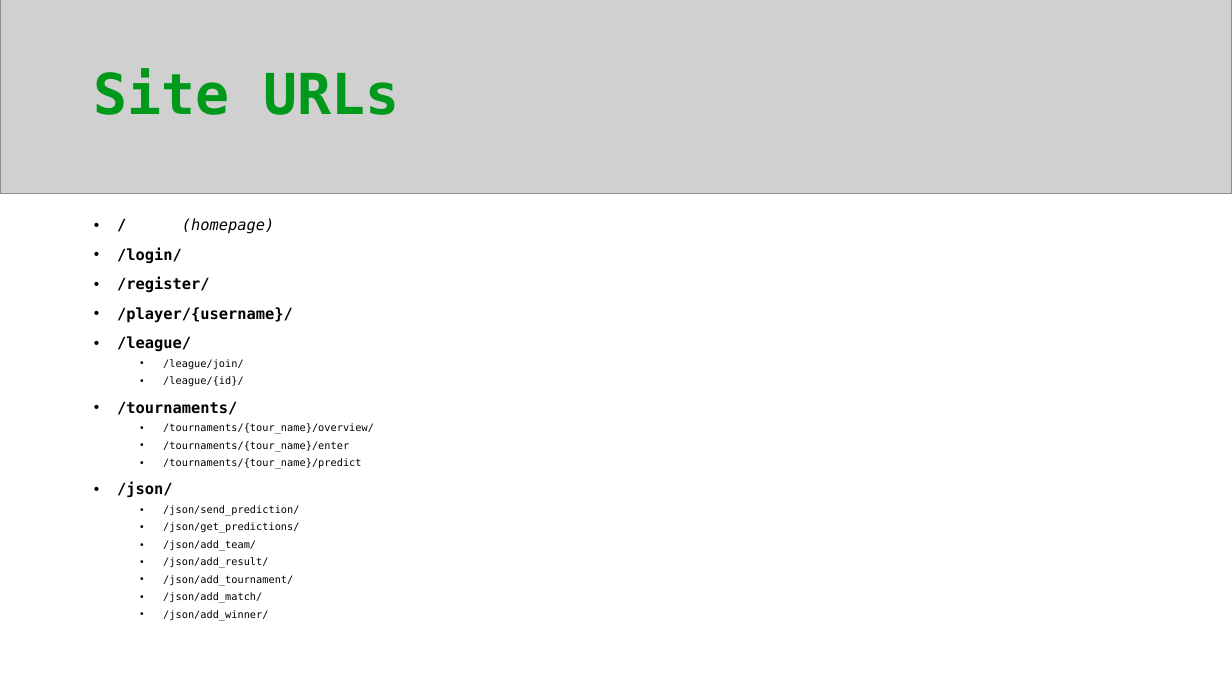
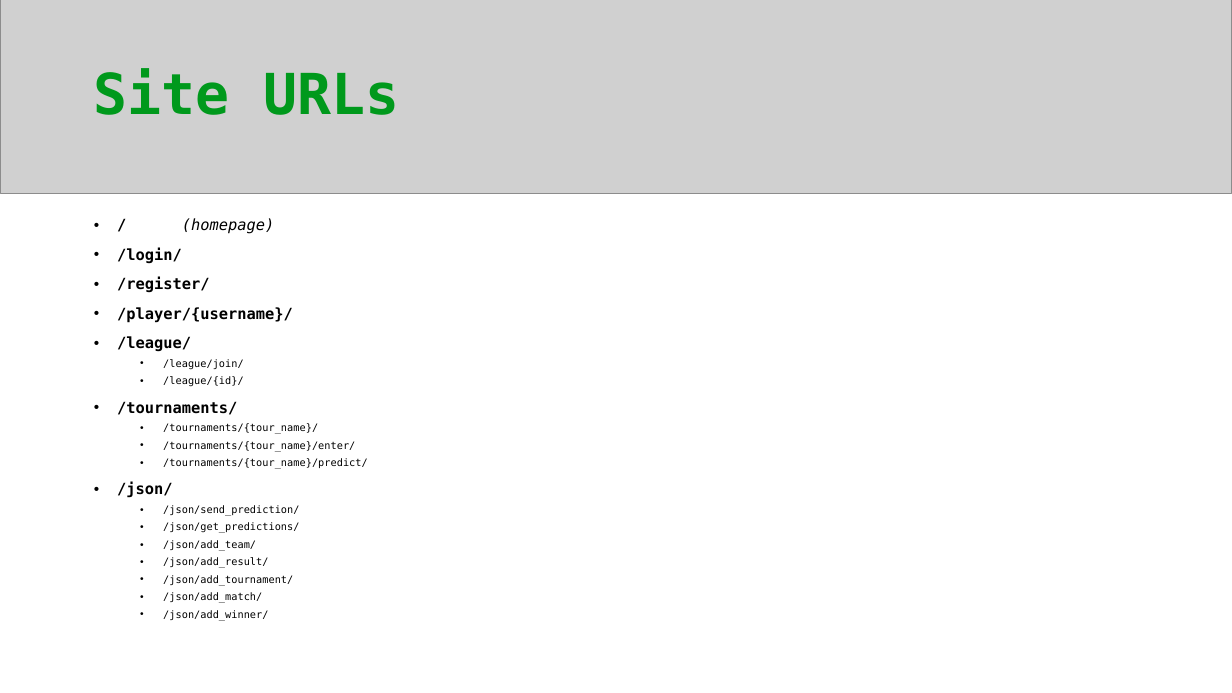
Before and after one commit to Adamanatite/football_forecast, a slide deck: slide 11 of Design.pptx. Drawn at 1232x693 pixels with LibreOffice and Linux fonts; fonts in the diff are those of the drawing; grey boxes stand for pictures. Boxes give left, top, right and bottom in pixels: in the first picture for what was removed or moved away, otherwise in the second. Text is boxed around its words. In the diff, an @@ line names an element or a change of style, - is before the commit and + after.

Commit message:
Added URLs and views for all non-JSON pages

```diff
--- a/Design.pptx
+++ b/Design.pptx
@@ text at box(163, 423, 368, 469): text changed @@
-  • /tournaments/{tour_name}/overview/
-  • /tournaments/{tour_name}/enter
-  • /tournaments/{tour_name}/predict
+  • /tournaments/{tour_name}/
+  • /tournaments/{tour_name}/enter/
+  • /tournaments/{tour_name}/predict/
```
Also in this commit, not shown: 12 other files.
